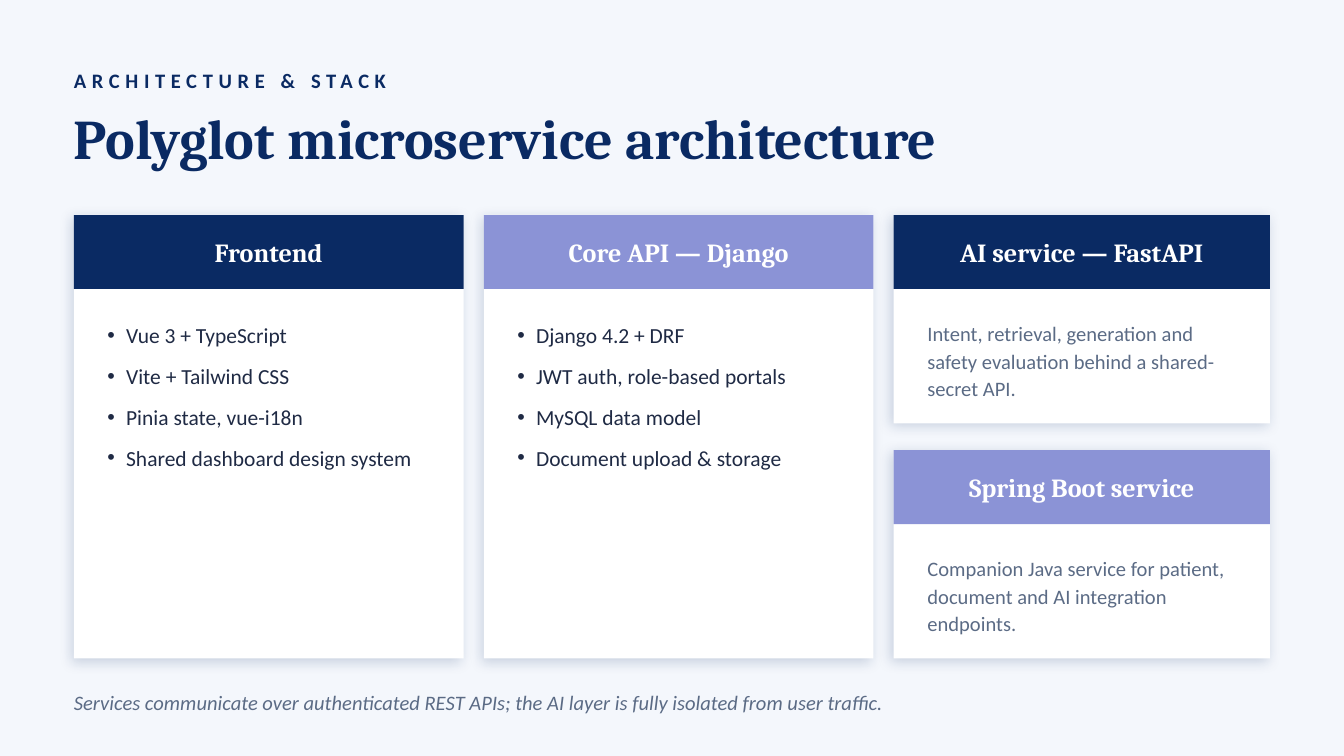
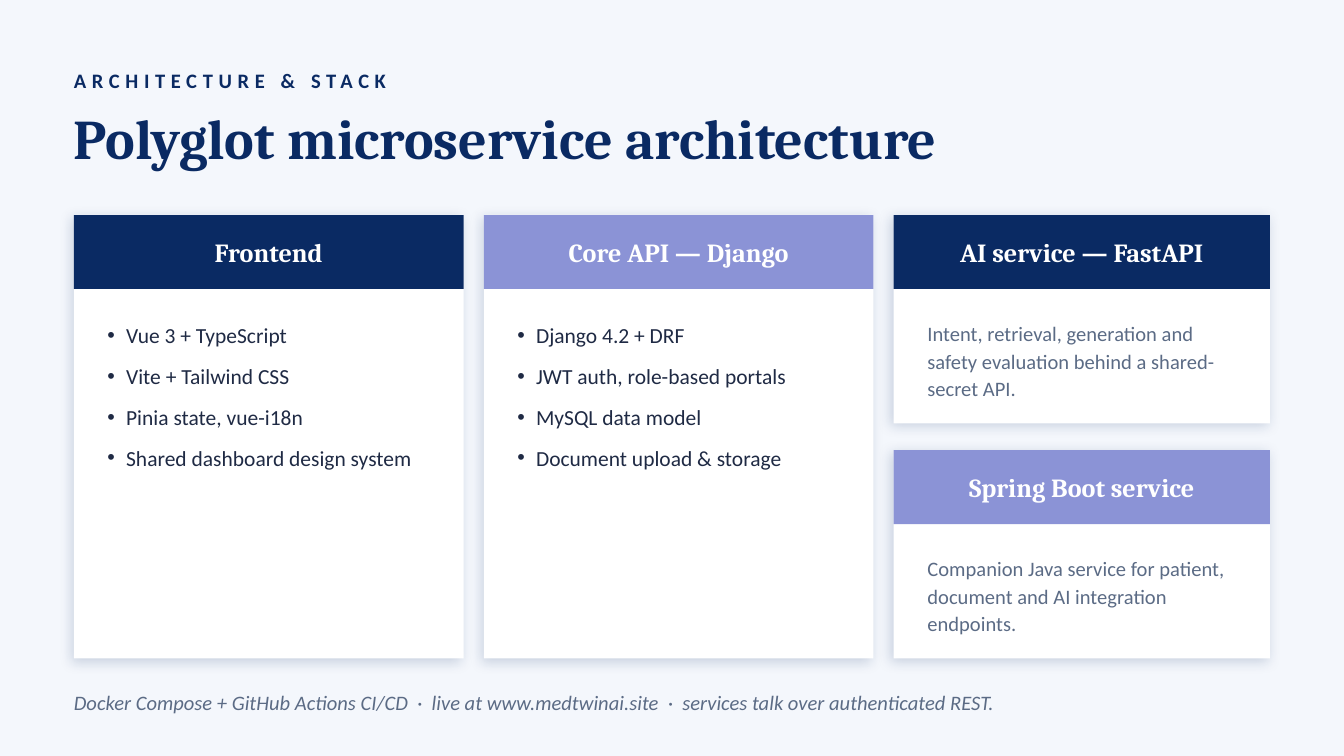
Before and after one commit to simul49/MedTwin-AI, a slide deck: slide 16 of MedTwin-AI-Presentation.pptx (slide 9 before the commit). Drawn at 1344x756 pixels with LibreOffice and Linux fonts; fonts in the diff are those of the drawing. Boxes give left, top, right and bottom in pixels: in the first picture for what was removed or moved away, otherwise in the second. Text is boxed around its words. In the diff, an @@ line names an element or a change of style, - is before the commit and + after.

Commit message:
docs: add prototype slides with live product screenshots (video consult, payments, chat, AI)

```diff
--- a/MedTwin-AI-Presentation.pptx
+++ b/MedTwin-AI-Presentation.pptx
@@ text at (74,696,993,714): text changed @@
-Services communicate over authenticated REST APIs; the AI layer is fully isolated from user traffic.
+Docker Compose + GitHub Actions CI/CD · live at www.medtwinai.site · services talk over authenticated REST.
```
Also in this commit, not shown: 3 other slides changed, 8 slides added.
